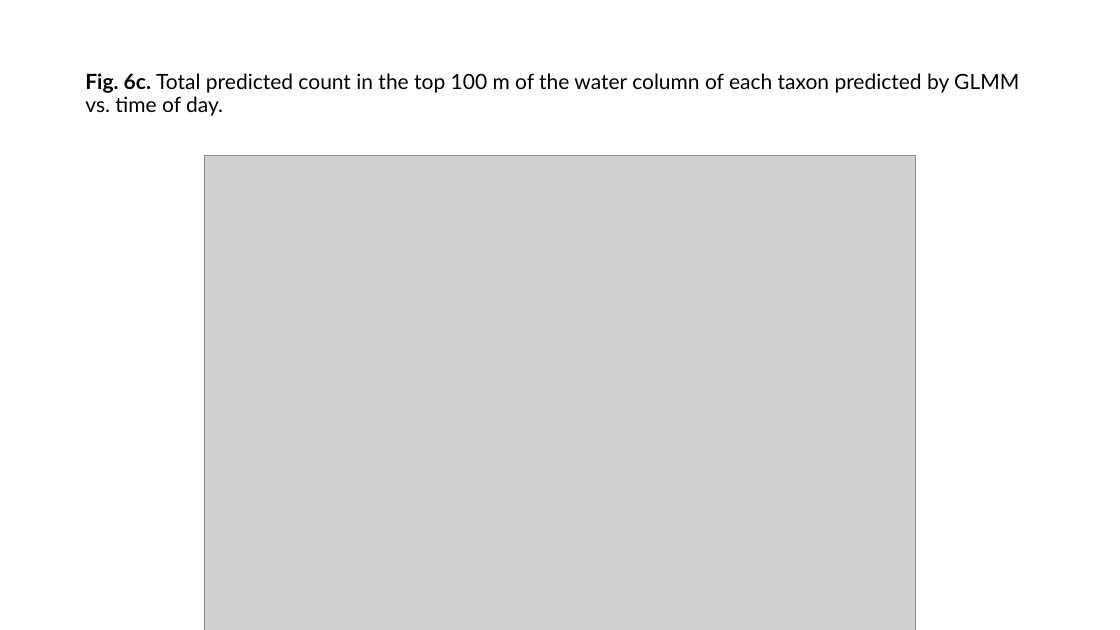
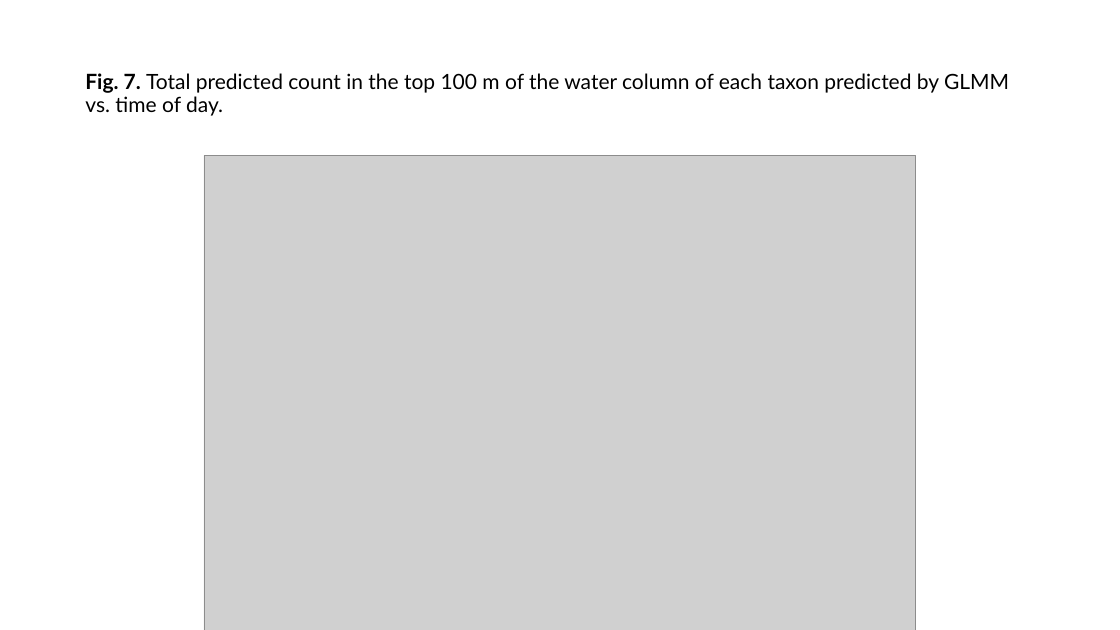
Before and after one commit to LukeABobay/larval-fish-community-analysis, a slide deck: slide 12 of Figures and tables final data set.pptx (slide 13 before the commit). Drawn at 1120x630 pixels with LibreOffice and Linux fonts; fonts in the diff are those of the drawing; grey boxes stand for pictures. Boxes give left, top, right and bottom in pixels: in the first picture for what was removed or moved away, otherwise in the second. Text is boxed around its words. In the diff, an @@ line names an element or a change of style, - is before the commit and + after.

Commit message:
Add GLMM results to manuscript

```diff
--- a/Figures and tables final data set.pptx
+++ b/Figures and tables final data set.pptx
@@ title at (85,73,1009,116): text changed @@
-Fig. 6c. Total predicted count in the top 100 m of the water column of each taxon predicted by GLMM vs. time of day.
+Fig. 7. Total predicted count in the top 100 m of the water column of each taxon predicted by GLMM vs. time of day.
```
Also in this commit, not shown: 2 other slides changed, 7 other files.
